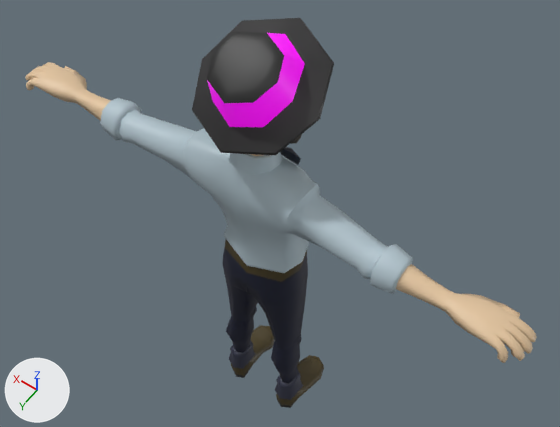
The FBX model LD46/Assets/Models/Guest.fbx: old version first, new version second.
Camera for both pictures: a 50 mm camera at (-0.976, 1.288, 3.287) aimed at (0.029, -0.118, 1.077). The axes (+X, +Y, +Z) are drawn at lower left. The lights are the same throughout. Where no turn or scale is listed for an object, it has been applied to the vertices.

In view in the first picture: 'dancer_m_body_mesh', 'dancer_m_fedora_mesh'.
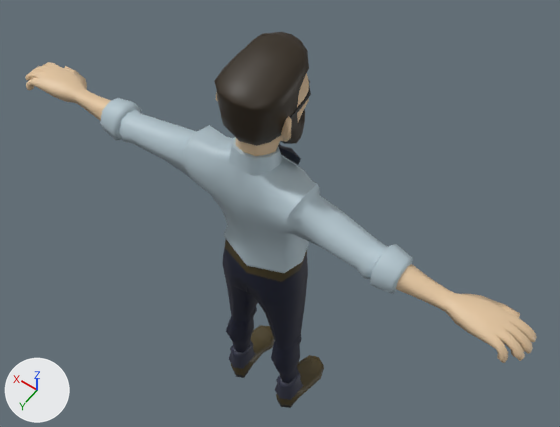
Location of each change, (x1, y1, x2, y2) in pixels of the pictures (560 x 427 px):
'dancer_m_fedora_mesh', deleted: before (192, 18, 334, 155)
    faces in mat_dancer_m_shoes_goggles2 (black #1e1e1e): (192, 18, 334, 155)
    faces in mat_color_aligment3 (pink #ff00ff): (207, 33, 305, 127)
'dancer_m_head_mesh', unchanged, uncovered by the edit: before (251, 154, 261, 156); after (214, 32, 310, 156)

What the commit changed:
Object 'dancer_m_fedora_mesh' (ob_dancer_m_fedora_mesh) is deleted.
